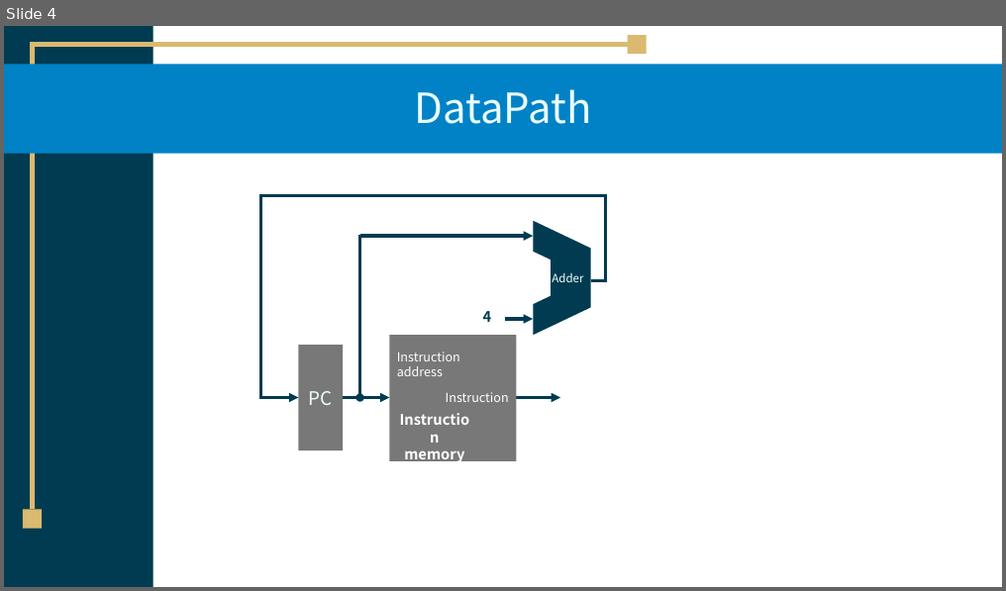
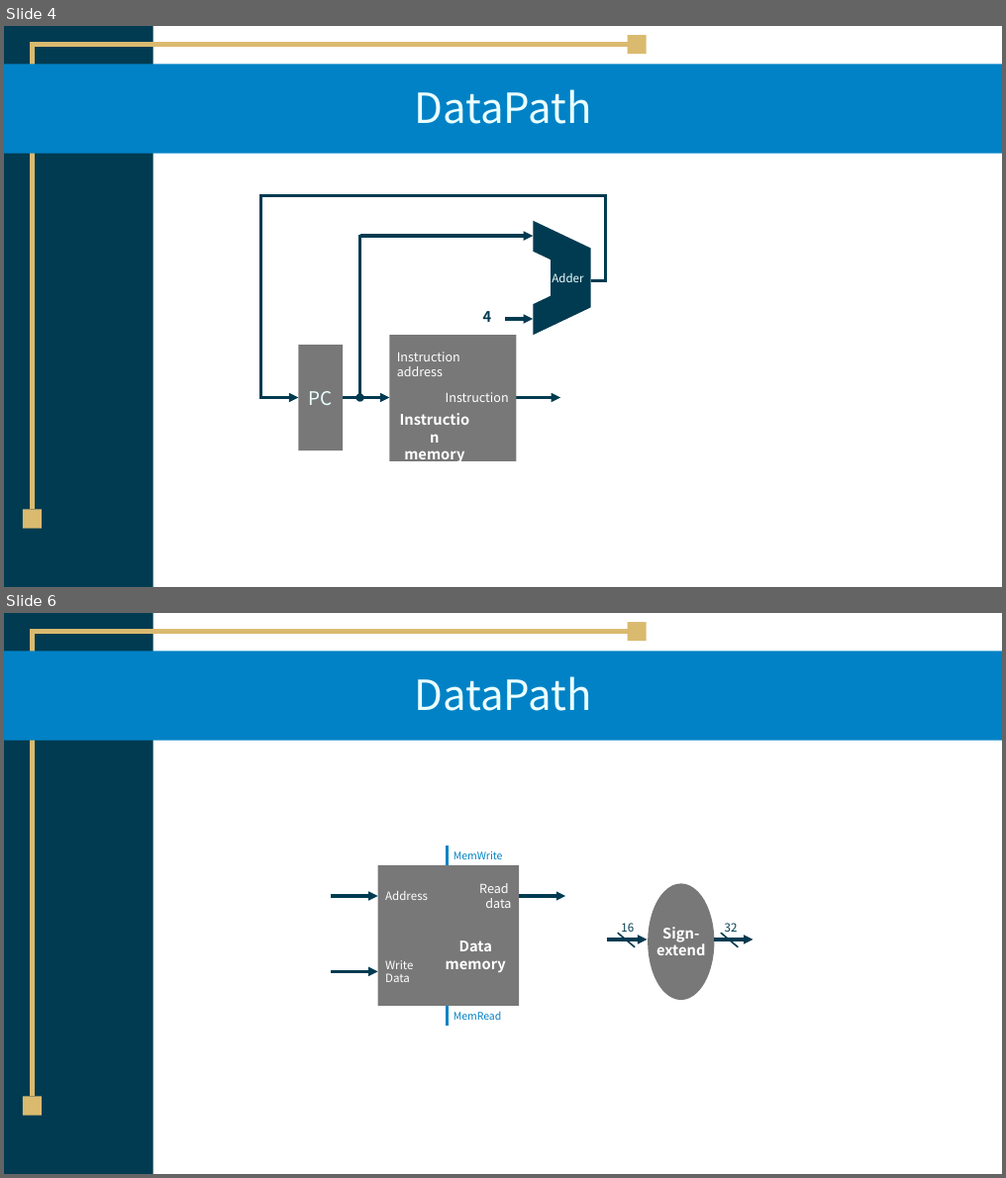
Before and after one commit to TikaWorld/EZ-Study, a slide deck: ComputerOrganization/Chapter4.pptx. Shown one above the other, each under a label of ours: slide 4 before the commit, slides 4 and 6 after it; the slides between them are not shown. The pictures are 1006x591 and 1006x1178 pixels, drawn with LibreOffice and Linux fonts; fonts in the diff are those of the drawing. Boxes give left, top, right and bottom in pixels: in the first picture for what was removed or moved away, otherwise in the second. Text is boxed around its words. In the diff, an @@ line names an element or a change of style, - is before the commit and + after.

```diff
--- a/ComputerOrganization/Chapter4.pptx
+++ b/ComputerOrganization/Chapter4.pptx
@@ slide 6 added at box(4, 613, 1002, 1174), background #FFFFFF @@
@@ rectangle added at box(4, 613, 152, 1174), fill #013B51 @@
@@ rectangle added at box(4, 652, 1002, 741), fill #0182C6 @@
@@ title added at box(414, 676, 591, 711), 40 pt, text #EBFFFF @@
+DataPath
@@ group added at box(378, 846, 519, 1026): 6 texts, 2 lines, 1 rectangle @@
+Address
+Data
+memory
+Read data
+Write
+Data
+MemRead
+MemWrite
@@ arrow added from (331, 896) to (378, 896), #013B51 3 pt @@
@@ arrow added from (519, 896) to (565, 896), #013B51 3 pt @@
@@ ellipse added at box(648, 884, 715, 1001), fill #787878 @@
@@ line added from (618, 933) to (635, 948), #013B51 1.5 pt @@
@@ text added at box(621, 923, 634, 936), 11 pt, text #013B51 @@
+16
@@ text added at box(656, 927, 706, 956), 14 pt, text #FFFFFF, bold @@
+Sign-
+extend
@@ line added from (721, 933) to (739, 948), #013B51 1.5 pt @@
@@ text added at box(725, 923, 738, 936), 11 pt, text #013B51 @@
+32
@@ arrow added from (607, 940) to (648, 940), #013B51 3 pt @@
@@ arrow added from (715, 940) to (753, 940), #013B51 3 pt @@
@@ arrow added from (331, 971) to (378, 971), #013B51 3 pt @@
@@ group added at box(23, 622, 647, 1115): 2 lines, 2 rectangles @@
```
Also in this commit, not shown: 1 slide changed, 2 other slides added, 3 other files.
